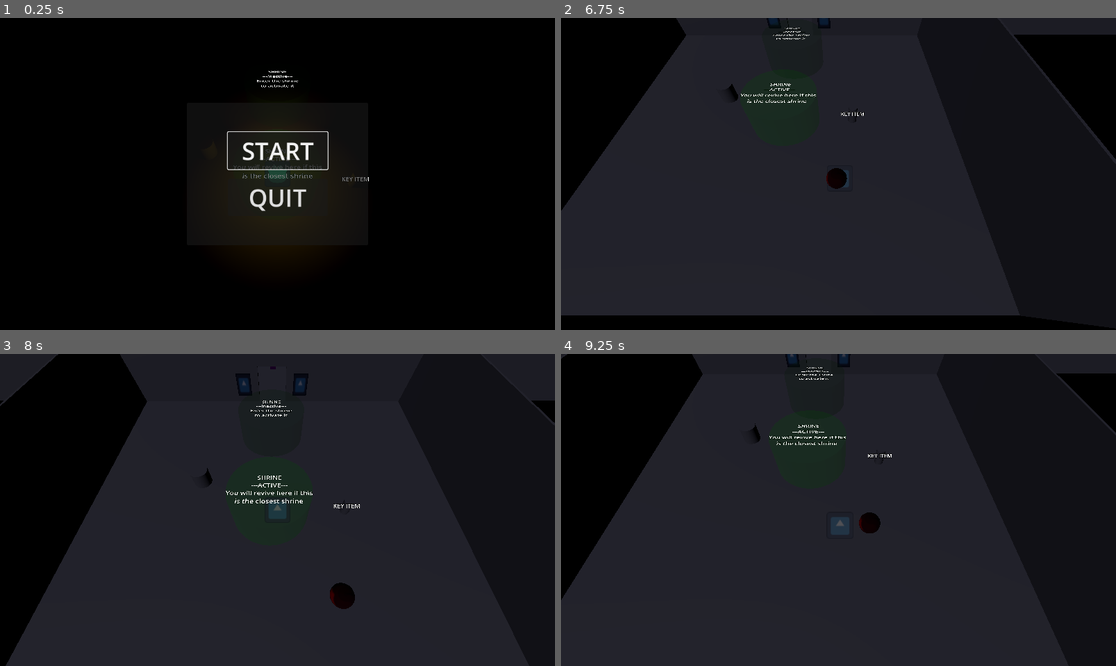
Above: before the commit, frames 1-4 (two rows, left to right).
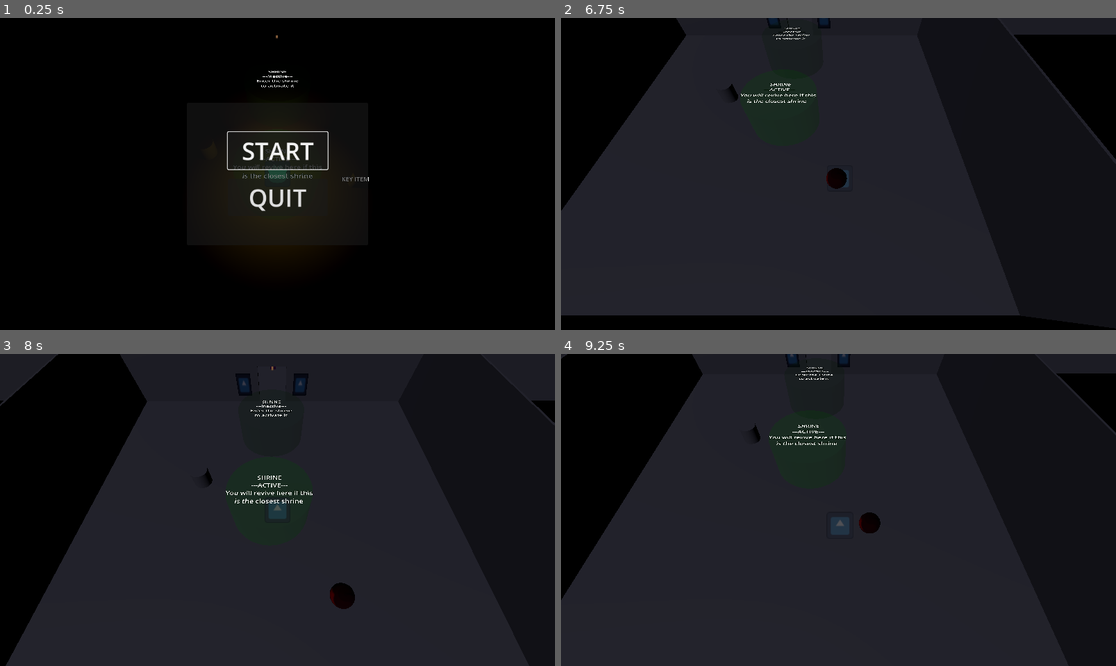
Above: after the commit, the same moments.

Repository: Rusty-Rat-Studios/dead-living-and-dying
Game: Godot game, scene res://game.tscn
Two runs of this game, one before a commit and one after it. Both use one fixed random seed, a clock stepped at 60 frames per second and the inputs below. The engine's default icon, where the game draws it, is replaced by a stand-in: a white triangle on a blue panel in a dark square.
Inputs (mouse positions are in pixels of both pictures, inside the frame that each line leads up to):
- Up to frame 1 (0.25 s): no input
- Up to frame 2 (6.75 s): click "START" at 0.5 s; tap Enter at 1.25 s; move the mouse to (960, 158) at 1.27 s; hold Right (ui_right) 1.28-2.03 s; tap E (interact) at 1.35, 2.1, 3.05, 3.8, 4.35, 5.1, 6.05 s; tap Keypad Enter (ui_accept) at 1.52, 2.27, 3.77, 4.52, 5.27 s; move the mouse to (727, 189) at 2.02 s; hold Down (ui_down) 2.03-2.78 s; move the mouse to (894, 105) at 2.77 s; press the mouse at (894, 105) at 2.78 s; hold Right (ui_right) 2.78-3.53 s; move the mouse to (810, 236) at 3.52 s; release the mouse at (810, 236) at 3.53 s; hold Up (ui_up) 3.53-4.28 s; tap Tab at 3.6, 6.6 s; move the mouse to (1005, 220) at 4.27 s; hold Left (ui_left) 4.28-5.78 s; move the mouse to (672, 127) at 5.02 s; move the mouse to (866, 174) at 5.77 s; press the mouse at (866, 174) at 5.78 s; hold Down (ui_down) 5.78-6.53 s; move the mouse to (755, 96) at 6.52 s; release the mouse at (755, 96) at 6.53 s; hold Right (ui_right) from 6.53 s (still down)
- Up to frame 3 (8 s): tap Keypad Enter (ui_accept) at 6.77, 7.52 s; tap E (interact) at 6.8, 7.35 s; move the mouse to (399, 494) at 7.27 s; release Right (ui_right) at 7.28 s; hold Up (ui_up) from 7.28 s (still down)
- Up to frame 4 (9.25 s): move the mouse to (727, 525) at 8.02 s; release Up (ui_up) at 8.03 s; hold Right (ui_right) 8.03-8.78 s; tap E (interact) at 8.1, 9.05 s; tap Keypad Enter (ui_accept) at 8.27 s; move the mouse to (894, 441) at 8.77 s; press the mouse at (894, 441) at 8.78 s; hold Down (ui_down) from 8.78 s (still down)

The runs differ from the first frame. In frame 1, less than 0.1% of the frame differs, in the area x 49-51%, y 5-7%; in frame 2, less than 0.1%; in frame 3, less than 0.1%, in the area x 48-65%, y 4-50%; in frame 4, less than 0.1%.

Commit message:
Add in-world crucifix player can pick up and use

Diff:
--- a/autoloads/signal_bus.gd
+++ b/autoloads/signal_bus.gd
@@ -18,4 +18,4 @@
 @warning_ignore("unused_signal") signal player_revived(corpse_position: Vector3)
 
 # emitted by item when the player interacts to pick it up
-@warning_ignore("unused_signal") signal item_picked_up(item: Area3D)
+@warning_ignore("unused_signal") signal item_picked_up(item: Node3D)
--- a/game.tscn
+++ b/game.tscn
@@ -18,6 +18,7 @@
 [ext_resource type="PackedScene" uid="uid://dic5onsop66y4" path="res://ui/game_menu.tscn" id="13_owhbc"]
 [ext_resource type="PackedScene" uid="uid://kqqw3rvpgis6" path="res://possessable/attack/wall_painting/wall_painting.tscn" id="14_4x2p3"]
 [ext_resource type="PackedScene" uid="uid://c1hur2s8mgagv" path="res://possessable/attack/possesssable_throwable.tscn" id="14_23qy6"]
+[ext_resource type="PackedScene" uid="uid://8tfld0cdj22d" path="res://items/crucifix/crucifix_world.tscn" id="15_h8yld"]
 [ext_resource type="PackedScene" uid="uid://bfmkrask6gxl3" path="res://possessable/attack/possessable_ranged.tscn" id="15_lv48w"]
 [ext_resource type="PackedScene" uid="uid://bwmbngtw81o3y" path="res://ui/debug_console.tscn" id="15_rbtf5"]
 
@@ -129,6 +130,9 @@
 [node name="Item2" parent="WorldGrid/RoomCenter" instance=ExtResource("13_7hjh7")]
 transform = Transform3D(1, 0, 0, 0, 1, 0, 0, 0, 1, -3, 0.5, 4)
 
+[node name="CrucifixWorld" parent="WorldGrid/RoomCenter" instance=ExtResource("15_h8yld")]
+transform = Transform3D(1, 0, 0, 0, 1, 0, 0, 0, 1, 0, 1, 6)
+
 [node name="RoomLeft" type="Node3D" parent="WorldGrid"]
 transform = Transform3D(1, 0, 0, 0, 1, 0, 0, 0, 1, -20, 0, -20)
 script = ExtResource("10_uwref")
--- a/items/crucifix_inventory.tscn
+++ b/items/crucifix/crucifix_inventory.tscn
@@ -1,7 +1,7 @@
 [gd_scene load_steps=6 format=3 uid="uid://cdibgy57rubh6"]
 
 [ext_resource type="PackedScene" uid="uid://bu35p53xfck5l" path="res://items/defense_item_inventory.tscn" id="1_x5nou"]
-[ext_resource type="Script" path="res://items/crucifix_inventory.gd" id="2_8ft1u"]
+[ext_resource type="Script" path="res://items/crucifix/crucifix_inventory.gd" id="2_8ft1u"]
 
 [sub_resource type="StandardMaterial3D" id="StandardMaterial3D_1v5j2"]
 transparency = 1
--- /dev/null
+++ b/items/crucifix/crucifix_world.gd
@@ -0,0 +1,6 @@
+extends ItemWorld
+
+
+func _ready() -> void:
+	super()
+	inventory_resource = preload("res://items/crucifix/crucifix_inventory.tscn")
--- /dev/null
+++ b/items/crucifix/crucifix_world.tscn
@@ -0,0 +1,13 @@
+[gd_scene load_steps=4 format=3 uid="uid://8tfld0cdj22d"]
+
+[ext_resource type="PackedScene" uid="uid://bslonn3bn1m6s" path="res://items/item_world.tscn" id="1_20v5o"]
+[ext_resource type="Script" path="res://items/crucifix/crucifix_world.gd" id="2_m5agx"]
+[ext_resource type="Texture2D" uid="uid://coa8lvqi23xya" path="res://items/crucifix/crucifix.png" id="3_lw6l4"]
+
+[node name="CrucifixWorld" instance=ExtResource("1_20v5o")]
+script = ExtResource("2_m5agx")
+
+[node name="Sprite3D" type="Sprite3D" parent="." index="1"]
+transform = Transform3D(0.4, 0, 0, 0, 0.4, 0, 0, 0, 0.4, 0, 0, 0)
+billboard = 1
+texture = ExtResource("3_lw6l4")
--- a/items/item_world.gd
+++ b/items/item_world.gd
@@ -2,4 +2,48 @@
 extends Node3D
 
 # to be set by inheritors as a reference to their in-world partner version
-var inventory_resource: Resource
+@onready var inventory_resource: Resource = null
+# save starting position to reset to on game over
+@onready var starting_position: Vector3 = global_position
+
+
+func _ready() -> void:
+	$PlayerDetector.body_entered.connect(_on_body_entered)
+	$PlayerDetector.body_exited.connect(_on_body_exited)
+	$Interactable.input_detected.connect(_on_interaction)
+
+	$Interactable.inputs = ["interact"]
+	$Interactable.hide_message()
+	$Interactable.enabled = false
+	global_position = starting_position
+	visible = true
+
+
+func pick_up() -> void:
+	if inventory_resource == null:
+		push_error("AbstractMethodError: ItemWorld base class function pick_up() called without initializing variable 'inventory_resource'")
+		return
+
+	# emits a signal caught by the player who then adds a child
+	# of the inventory resource version to its $Inventory node
+	var item_inventory: ItemInventory = inventory_resource.instantiate()
+	SignalBus.item_picked_up.emit(item_inventory)
+	queue_free()
+
+
+func _on_body_entered(_body: Node3D) -> void:
+	# no node check required as collision mask is layer PLAYER
+	if PlayerHandler.get_player_state() != "Dead":
+		$Interactable.display_message("[E] Pick Up")
+		$Interactable.enabled = true
+
+
+func _on_body_exited(_body: Node3D) -> void:
+	# no node check required as collision mask is layer PLAYER
+	$Interactable.hide_message()
+	$Interactable.enabled = false
+
+
+func _on_interaction(input_name: String) -> void:
+	if input_name == "interact":
+		pick_up()
--- a/items/item_world.tscn
+++ b/items/item_world.tscn
@@ -1,6 +1,19 @@
-[gd_scene load_steps=2 format=3 uid="uid://bslonn3bn1m6s"]
+[gd_scene load_steps=4 format=3 uid="uid://bslonn3bn1m6s"]
 
 [ext_resource type="Script" path="res://items/item_world.gd" id="1_12ywg"]
+[ext_resource type="PackedScene" uid="uid://cnbim08e5mqrn" path="res://ui/interactable.tscn" id="2_nvmey"]
+
+[sub_resource type="SphereShape3D" id="SphereShape3D_usb8p"]
+radius = 1.0
 
 [node name="ItemWorld" type="Node3D"]
 script = ExtResource("1_12ywg")
+
+[node name="Interactable" parent="." instance=ExtResource("2_nvmey")]
+
+[node name="PlayerDetector" type="Area3D" parent="."]
+collision_layer = 0
+collision_mask = 2
+
+[node name="CollisionShape3D" type="CollisionShape3D" parent="PlayerDetector"]
+shape = SubResource("SphereShape3D_usb8p")
--- a/player/player.gd
+++ b/player/player.gd
@@ -72,8 +72,7 @@
 	$DamageDetector.activate_hit_cooldown(flash)
 
 
-func _on_item_picked_up(item: Item) -> void:
-	# reparent node as a child to player inventory
-	item.reparent($Inventory)
+func _on_item_picked_up(item: Node3D) -> void:
+	$Inventory.add_child(item)
 	# ensure item position is directly on player
 	item.position = Vector3.ZERO
--- a/player/player.tscn
+++ b/player/player.tscn
@@ -7,7 +7,6 @@
 [ext_resource type="Script" path="res://player/camera.gd" id="4_mmf56"]
 [ext_resource type="Script" path="res://player/spotlight.gd" id="5_nwynq"]
 [ext_resource type="Script" path="res://player/damage_detector.gd" id="6_ltudm"]
-[ext_resource type="PackedScene" uid="uid://cdibgy57rubh6" path="res://items/crucifix_inventory.tscn" id="8_5dbrm"]
 
 [sub_resource type="SpriteFrames" id="SpriteFrames_bh504"]
 animations = [{
@@ -81,5 +80,3 @@
 [node name="HitFlash" type="Timer" parent="DamageDetector"]
 
 [node name="Inventory" type="Node3D" parent="."]
-
-[node name="CrucifixInventory" parent="Inventory" instance=ExtResource("8_5dbrm")]
Not shown: 1 places in game.tscn that only renumber resources
Binary file added: items/crucifix/crucifix.png
Not shown, added: items/crucifix/crucifix.png.import
Renamed: items/crucifix_inventory.gd -> items/crucifix/crucifix_inventory.gd
Not shown: 1 places in player/player.tscn that only renumber resources
